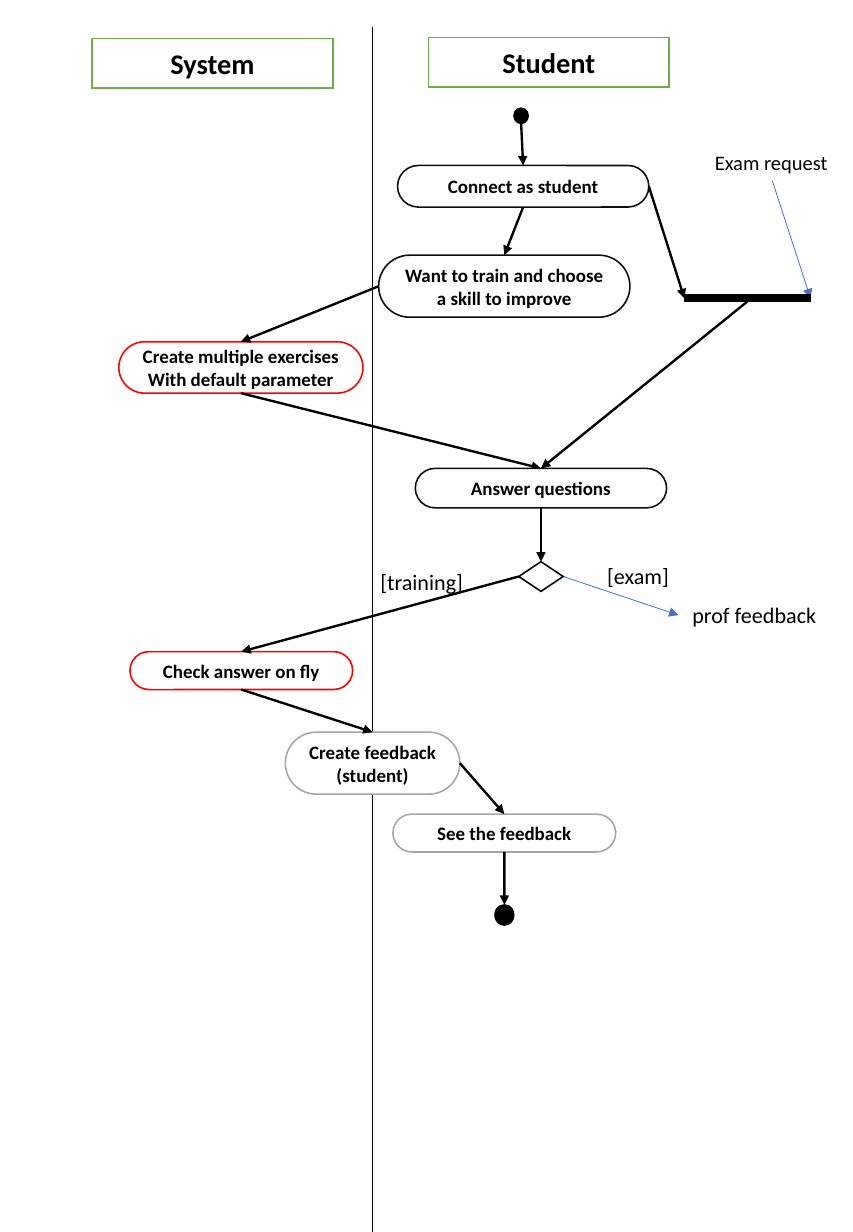
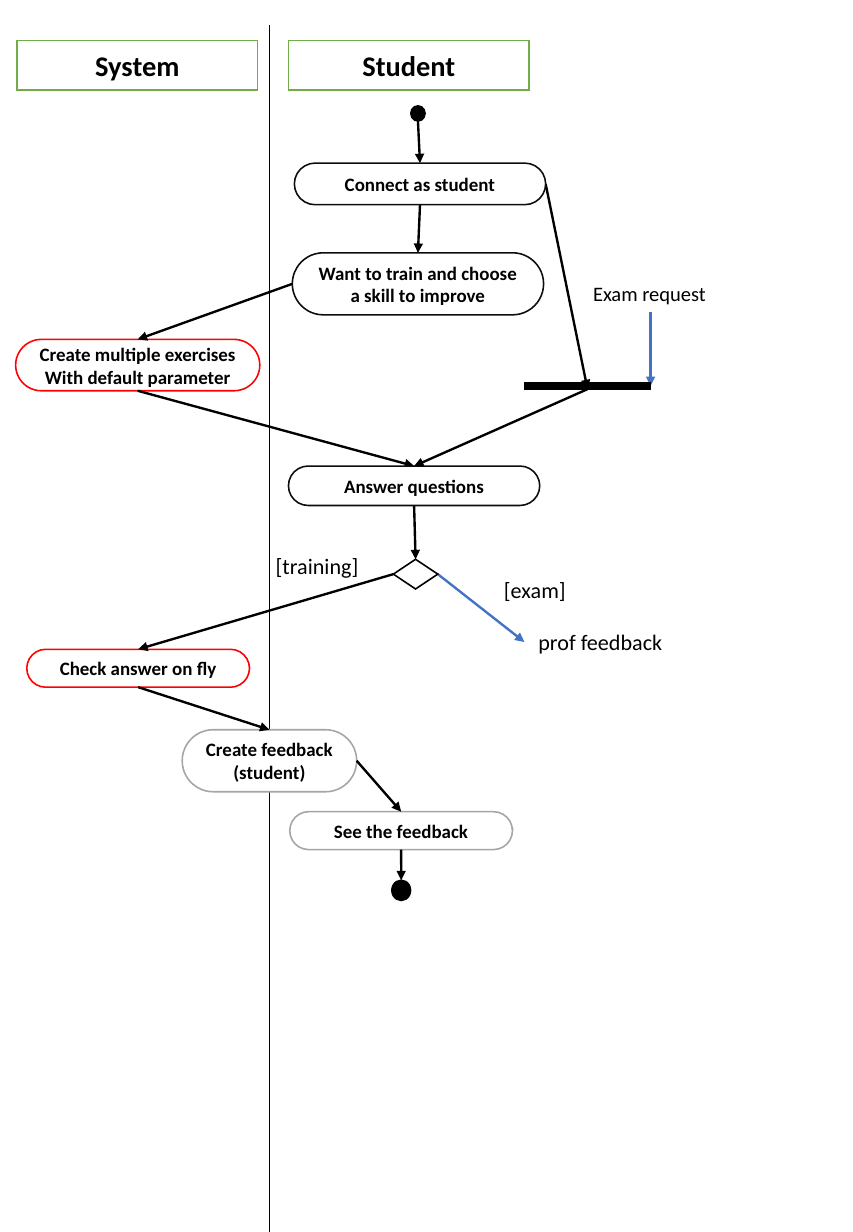
Before and after one commit to nbyouri/Oscar-Docs, a slide deck: slide 2 of RequirementRepport/ActivityDiagram_Ver1.2.pptx. Drawn at 853x1232 pixels with LibreOffice and Linux fonts; fonts in the diff are those of the drawing. Boxes give left, top, right and bottom in pixels: in the first picture for what was removed or moved away, otherwise in the second. Text is boxed around its words. In the diff, an @@ line names an element or a change of style, - is before the commit and + after.

```diff
--- a/RequirementRepport/ActivityDiagram_Ver1.2.pptx
+++ b/RequirementRepport/ActivityDiagram_Ver1.2.pptx
@@ rectangle "System" moved from (x1=92, y1=39, x2=333, y2=88) to (x1=17, y1=41, x2=258, y2=90) @@
@@ rectangle "Student" moved from (x1=429, y1=38, x2=670, y2=86) to (x1=289, y1=41, x2=530, y2=90) @@
@@ 2 rounded rectangles, 2 arrows, 1 line, 1 ellipse moved together from (x1=241, y1=27, x2=616, y2=1232) to (x1=138, y1=25, x2=513, y2=1232) @@
@@ rounded rectangle "Connect as student" moved from (x1=398, y1=166, x2=649, y2=208) to (x1=295, y1=163, x2=546, y2=205) @@
@@ arrow moved from (523, 207) - (504, 255) to (420, 205) - (417, 252) @@
@@ arrow moved from (648, 187) - (685, 298) to (546, 184) - (588, 389) @@
@@ rounded rectangle "Want to train and choose ..." moved from (x1=379, y1=255, x2=630, y2=317) to (x1=292, y1=252, x2=544, y2=315) @@
@@ arrow moved from (379, 287) - (241, 342) to (292, 284) - (138, 339) @@
@@ text "Exam request" moved from (x1=715, y1=156, x2=827, y2=174) to (x1=593, y1=287, x2=705, y2=305) @@
@@ arrow moved from (772, 181) - (811, 298) to (651, 312) - (651, 386) @@
@@ arrow (651, 312) - (651, 386): stroke #4472C4 0.5 pt to #4472C4 1.5 pt @@
@@ rounded rectangle "Create multiple exercises" moved from (x1=118, y1=342, x2=363, y2=394) to (x1=16, y1=339, x2=260, y2=390) @@
@@ arrow moved from (747, 301) - (541, 469) to (588, 389) - (414, 466) @@
@@ rectangle moved from (x1=685, y1=296, x2=811, y2=303) to (x1=524, y1=383, x2=651, y2=390) @@
@@ arrow moved from (241, 394) - (541, 469) to (138, 391) - (414, 466) @@
@@ rounded rectangle "Answer questions" moved from (x1=415, y1=469, x2=666, y2=508) to (x1=289, y1=466, x2=540, y2=506) @@
@@ arrow moved from (541, 508) - (541, 562) to (414, 505) - (415, 560) @@
@@ text "[training]" moved from (x1=380, y1=574, x2=463, y2=597) to (x1=276, y1=558, x2=359, y2=578) @@
@@ diamond moved from (x1=519, y1=562, x2=563, y2=591) to (x1=394, y1=560, x2=438, y2=589) @@
@@ arrow moved from (519, 577) - (241, 652) to (394, 574) - (138, 649) @@
@@ text "[exam]" moved from (x1=607, y1=568, x2=669, y2=587) to (x1=504, y1=582, x2=566, y2=601) @@
@@ arrow moved from (563, 577) - (679, 615) to (438, 574) - (524, 643) @@
@@ arrow (438, 574) - (524, 643): stroke #4472C4 0.5 pt to #4472C4 1.5 pt @@
@@ text "prof feedback" moved from (x1=692, y1=607, x2=816, y2=627) to (x1=538, y1=634, x2=662, y2=654) @@
@@ rounded rectangle "Check answer on fly" moved from (x1=130, y1=652, x2=353, y2=689) to (x1=27, y1=649, x2=250, y2=687) @@
@@ arrow moved from (459, 763) - (504, 814) to (357, 761) - (401, 812) @@
@@ arrow moved from (504, 852) - (504, 905) to (401, 850) - (401, 880) @@
@@ ellipse moved from (x1=495, y1=905, x2=513, y2=926) to (x1=392, y1=880, x2=411, y2=901) @@
```
Also in this commit, not shown: 1 other slide changed, 2 other files.
